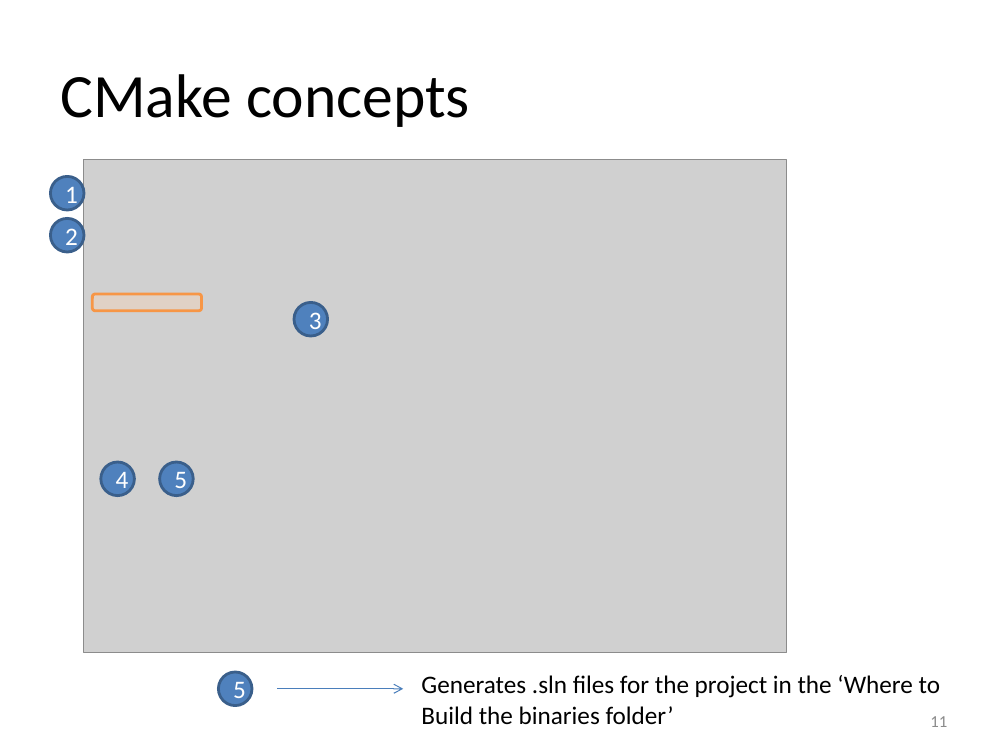
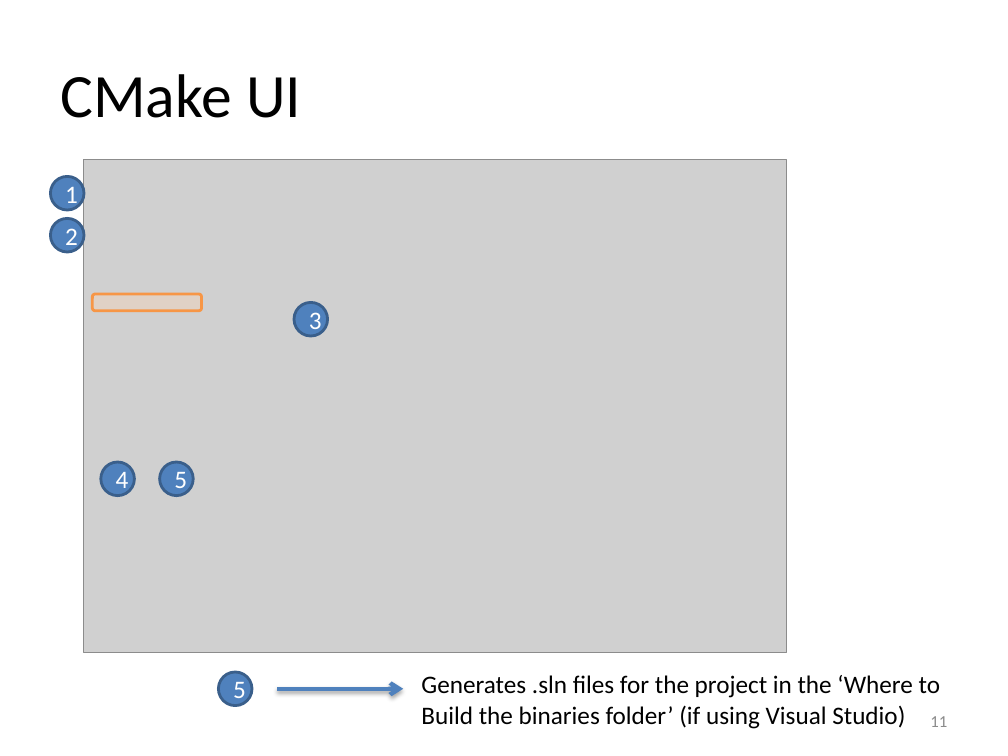
Before and after one commit to gregmedlock/roadrunnerwork, a slide deck: slide 11 of trunk/Docs/RoadRunnerPPT.pptx. Drawn at 1008x756 pixels with LibreOffice and Linux fonts; fonts in the diff are those of the drawing; grey boxes stand for pictures. Boxes give left, top, right and bottom in pixels: in the first picture for what was removed or moved away, otherwise in the second. Text is boxed around its words. In the diff, an @@ line names an element or a change of style, - is before the commit and + after.

```diff
--- a/trunk/Docs/RoadRunnerPPT.pptx
+++ b/trunk/Docs/RoadRunnerPPT.pptx
@@ title at box(60, 74, 301, 118): text changed @@
-CMake concepts
+CMake UI
@@ arrow (277, 688) - (403, 688): stroke #4B7EBC 0.75 pt to #4F81BD 3 pt @@
@@ text at box(421, 705, 905, 729): text changed @@
-Build the binaries folder’
+Build the binaries folder’ (if using Visual Studio)
```
Also in this commit, not shown: 15 other slides changed, 1 other file.
